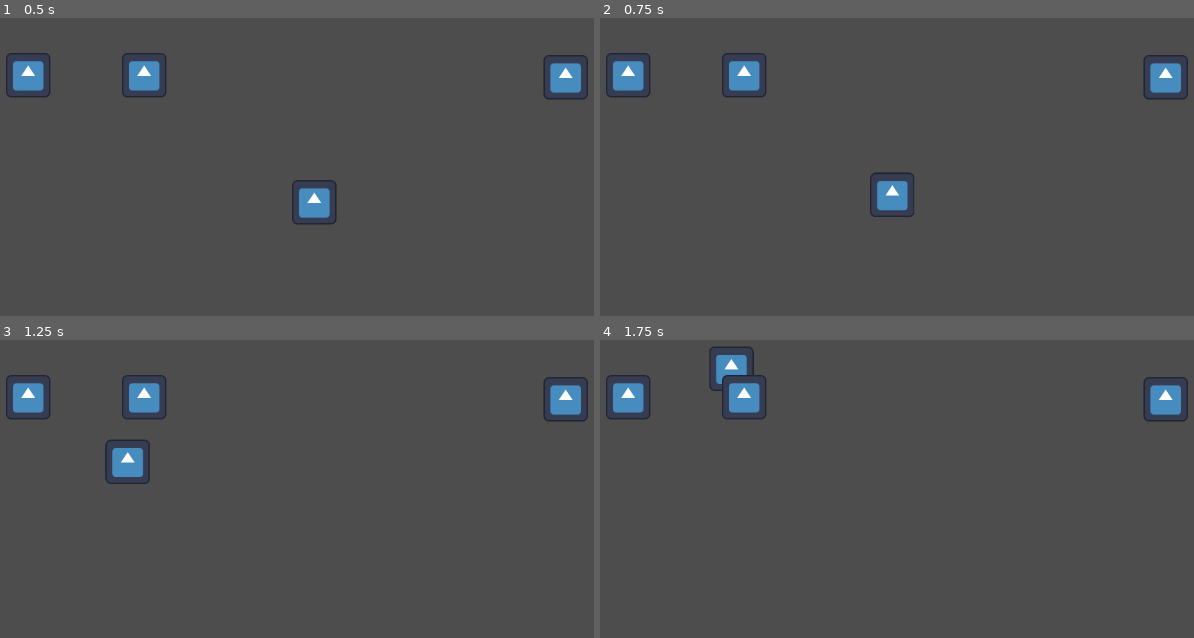
Above: before the commit, frames 1-4 (two rows, left to right).
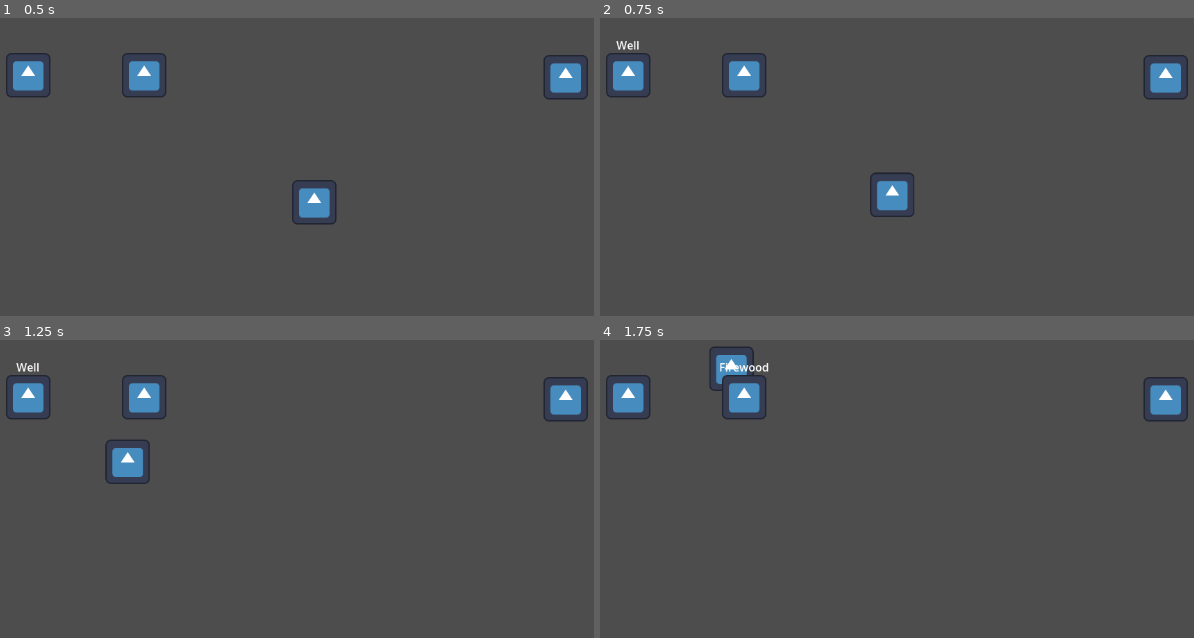
Above: after the commit, the same moments.

Repository: SalarymanDev/piratejam-15
Game: Godot game, scene res://Scenes/Levels/Playgrounds/roberts_playground.tscn
Two runs of this game, one before a commit and one after it. Both use one fixed random seed, a clock stepped at 60 frames per second and the inputs below. This scene is started directly instead of the project's main scene. The engine's default icon, where the game draws it, is replaced by a stand-in: a white triangle on a blue panel in a dark square. Sound files missing from this copy of the repository are replaced by a short silence.
Inputs (mouse positions are in pixels of both pictures, inside the frame that each line leads up to):
- Up to frame 1 (0.5 s): no input
- Up to frame 2 (0.75 s): tap Enter at 0.5 s; move the mouse to (629, 74) at 0.52 s; click (629, 74) at 0.67 s
- Up to frame 3 (1.25 s): no input
- Up to frame 4 (1.75 s): move the mouse to (742, 396) at 1.27 s; click (742, 396) at 1.42 s

Frame 1 is identical in both runs. In frame 2, less than 0.1% of the frame differs, in the area x 2-7%, y 7-11%; in frame 3, less than 0.1%; in frame 4, 0.1%, in the area x 20-29%, y 7-11%.

Commit message:
Implemented Tooltips & Added Sprites for Water/Wood

Diff:
--- a/Components/Carry/CarryComponent.tscn
+++ b/Components/Carry/CarryComponent.tscn
@@ -10,7 +10,7 @@
 
 [node name="Sprite2D" type="Sprite2D" parent="."]
 z_index = 1
-scale = Vector2(0.2, 0.2)
+scale = Vector2(0.1, 0.1)
 
 [connection signal="area_entered" from="." to="." method="_on_area_entered"]
 [connection signal="area_exited" from="." to="." method="_on_area_exited"]
--- a/Components/Clickable/ClickableComponent.gd
+++ b/Components/Clickable/ClickableComponent.gd
@@ -1,7 +1,20 @@
 extends Area2D
+class_name ClickableComponent
+
+@export var tooltip_text: String
+
+@onready var label: Label = $Label
+
+func _ready() -> void:
+	label.text = tooltip_text
+
+func update_tooltip(text: String) -> void:
+	label.text = text
 
 func _on_mouse_entered() -> void:
+	label.visible = true
 	MouseManager.set_target(get_parent() as Node2D)
 
 func _on_mouse_exited() -> void:
+	label.visible = false
 	MouseManager.set_target(null)
--- a/Components/Clickable/ClickableComponent.tscn
+++ b/Components/Clickable/ClickableComponent.tscn
@@ -6,5 +6,23 @@
 monitorable = false
 script = ExtResource("1_odpxt")
 
+[node name="Label" type="Label" parent="."]
+visible = false
+anchors_preset = 7
+anchor_left = 0.5
+anchor_top = 1.0
+anchor_right = 0.5
+anchor_bottom = 1.0
+offset_left = -20.0
+offset_top = -55.0
+offset_right = 20.0
+offset_bottom = -32.0
+grow_horizontal = 2
+grow_vertical = 0
+size_flags_horizontal = 4
+size_flags_vertical = 0
+text = "Test"
+horizontal_alignment = 1
+
 [connection signal="mouse_entered" from="." to="." method="_on_mouse_entered"]
 [connection signal="mouse_exited" from="." to="." method="_on_mouse_exited"]
--- a/Resources/Water.tres
+++ b/Resources/Water.tres
@@ -1,11 +1,11 @@
 [gd_resource type="Resource" script_class="IngredientResource" load_steps=3 format=3 uid="uid://c7eflg5t1nlmg"]
 
 [ext_resource type="Script" path="res://Scripts/IngredientResource.gd" id="1_quf8l"]
-[ext_resource type="Texture2D" uid="uid://dbff6l4k40kql" path="res://Assets/icon.svg" id="2_mwnt4"]
+[ext_resource type="Texture2D" uid="uid://dmrmp015rmyon" path="res://Assets/Sprites/barrel.png" id="2_q1v5u"]
 
 [resource]
 script = ExtResource("1_quf8l")
 ingredient = 0
 name = "Water"
 description = "Makes things wet."
-texture = ExtResource("2_mwnt4")
+texture = ExtResource("2_q1v5u")
--- a/Resources/Wood.tres
+++ b/Resources/Wood.tres
@@ -1,11 +1,11 @@
 [gd_resource type="Resource" script_class="IngredientResource" load_steps=3 format=3 uid="uid://jxfx54rchjc2"]
 
 [ext_resource type="Script" path="res://Scripts/IngredientResource.gd" id="1_r6o5a"]
-[ext_resource type="Texture2D" uid="uid://dbff6l4k40kql" path="res://Assets/icon.svg" id="2_xktdy"]
+[ext_resource type="Texture2D" uid="uid://bqt68tspugd2i" path="res://Assets/Sprites/wood.png" id="2_a8eem"]
 
 [resource]
 script = ExtResource("1_r6o5a")
 ingredient = 2
 name = "Wood"
 description = "Burns pretty well."
-texture = ExtResource("2_xktdy")
+texture = ExtResource("2_a8eem")
--- a/Scenes/Equipment/IngredientSpawner/IngredientSpawner.gd
+++ b/Scenes/Equipment/IngredientSpawner/IngredientSpawner.gd
@@ -4,18 +4,21 @@
 @export var ingredient: IngredientResource
 @export var texture: Texture2D
 @export var audio_clips: Array[AudioStream]
+@export var tooltip: String
 
 @onready var item_component: ItemComponent = $ItemComponent
 @onready var audio_component: AudioComponent = $AudioComponent
+@onready var clickable_component: ClickableComponent = $ClickableComponent
 @onready var sprite: Sprite2D = $Sprite2D
 
 func _ready() -> void:
-	if ingredient:
-		item_component.item = ingredient
+	assert(ingredient)
+	item_component.item = ingredient
 	if texture:
 		sprite.texture = texture
 	if audio_clips:
 		audio_component.audio_clips = audio_clips
+	clickable_component.update_tooltip(tooltip)
 
 func _process(_delta: float) -> void:
 	if not Engine.is_editor_hint():
--- a/Scenes/Equipment/WasteBin/WasteBin.tscn
+++ b/Scenes/Equipment/WasteBin/WasteBin.tscn
@@ -38,6 +38,7 @@
 shape = SubResource("CircleShape2D_1wxfm")
 
 [node name="ClickableComponent" parent="." instance=ExtResource("6_0j8fe")]
+tooltip_text = "Trash"
 
 [node name="CollisionShape2D" type="CollisionShape2D" parent="ClickableComponent"]
 shape = SubResource("RectangleShape2D_ix467")
--- a/Scenes/Levels/Playgrounds/roberts_playground.tscn
+++ b/Scenes/Levels/Playgrounds/roberts_playground.tscn
@@ -23,6 +23,9 @@
 source_geometry_group_name = &"navigation_polygon_source_group"
 agent_radius = 30.0
 
+[sub_resource type="RectangleShape2D" id="RectangleShape2D_wcerf"]
+size = Vector2(20, 612)
+
 [sub_resource type="RectangleShape2D" id="RectangleShape2D_ut1c4"]
 
 [node name="RobertsPlayground" type="Node2D"]
@@ -36,20 +39,21 @@
 ingredient = ExtResource("2_byf1s")
 texture = ExtResource("3_b03pp")
 audio_clips = Array[AudioStream]([ExtResource("4_335nv"), ExtResource("5_l64tn"), ExtResource("6_i3r5l"), ExtResource("7_mlio6"), ExtResource("8_4j7jg")])
+tooltip = "Well"
 
 [node name="FirewoodPile" parent="NavigationRegion2D" instance=ExtResource("1_6rkv5")]
 position = Vector2(-245, -183)
 ingredient = ExtResource("4_wf4qe")
 texture = ExtResource("3_b03pp")
 audio_clips = Array[AudioStream]([ExtResource("10_6wjal"), ExtResource("11_4y58v"), ExtResource("12_qpgew"), ExtResource("13_0wbd7")])
+tooltip = "Firewood"
 
 [node name="WallWest" type="StaticBody2D" parent="NavigationRegion2D"]
 position = Vector2(-550, 1)
-scale = Vector2(1, 30)
 collision_layer = 2
 
 [node name="CollisionShape2D" type="CollisionShape2D" parent="NavigationRegion2D/WallWest"]
-shape = SubResource("RectangleShape2D_ut1c4")
+shape = SubResource("RectangleShape2D_wcerf")
 
 [node name="WallEast" type="StaticBody2D" parent="NavigationRegion2D"]
 position = Vector2(550, 1)
Not shown: 1 places in Scenes/Levels/Playgrounds/roberts_playground.tscn that only renumber resources
